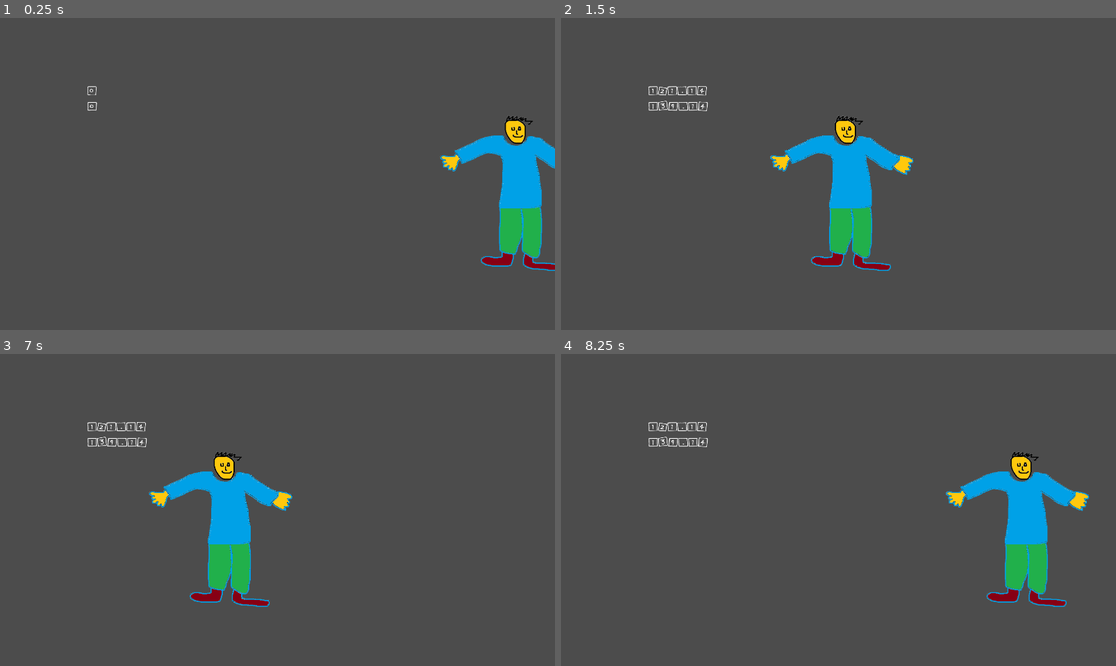
Above: before the commit, frames 1-4 (two rows, left to right).
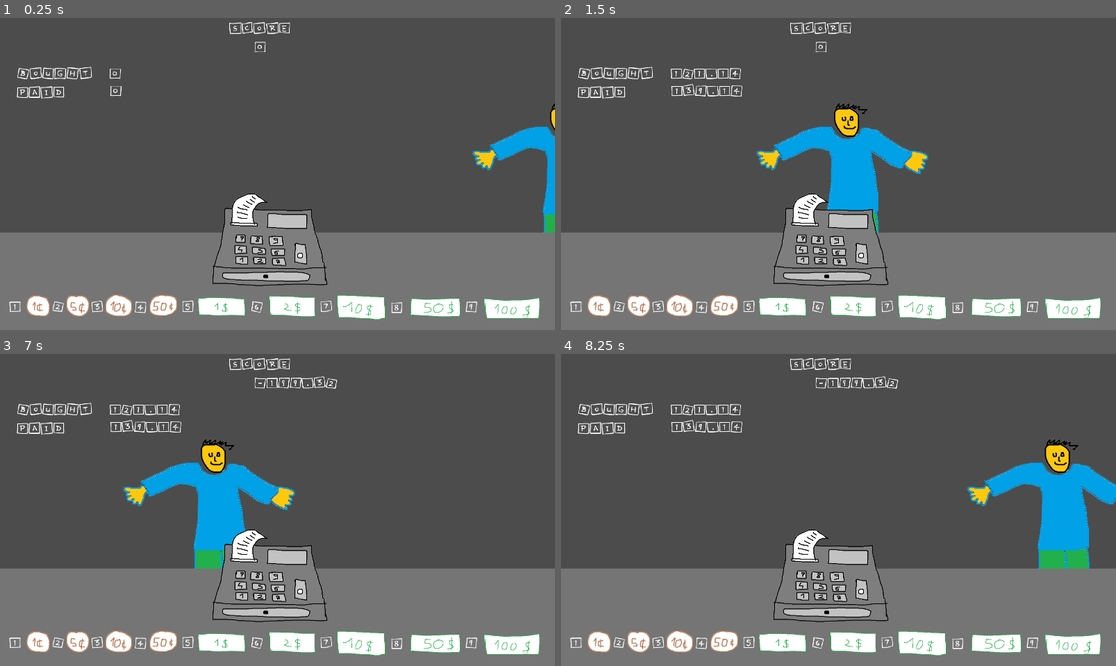
Above: after the commit, the same moments.

Repository: nathangranet/XxX_J4M_XxX
Game: Godot game, scene res://Node2D.tscn
Two runs of this game, one before a commit and one after it. Both use one fixed random seed, a clock stepped at 60 frames per second and the inputs below.
Inputs:
- Up to frame 1 (0.25 s): no input
- Up to frame 2 (1.5 s): tap Keypad 9 (100dol) at 0.6 s; tap Keypad 3 (10cent) at 0.8, 1.35 s
- Up to frame 3 (7 s): tap Keypad 7 (10dol) at 1.55, 2.1 s; tap Enter at 2, 3.5, 5 s; tap Keypad 1 (1cent) at 2.3, 2.85 s; tap Space at 2.75, 4.25, 5.75 s; tap Keypad 5 (1dol) at 3.05, 3.6 s; tap Keypad 6 (2dol) at 3.8, 4.35 s; tap Keypad 4 (50cent) at 4.55, 5.1 s; tap Keypad 8 (50dol) at 5.3, 5.85 s; tap Keypad 2 (5cent) at 6.05, 6.6 s; tap Keypad 0 (pay) at 6.8 s
- Up to frame 4 (8.25 s): tap Keypad 0 (pay) at 7.35 s; tap Keypad 9 (100dol) at 7.55, 8.1 s

The runs differ from the first frame. In frame 1, 37% of the frame differs, in the area x 0-100%, y 1-100%; in frame 2, 36%; in frame 3, 37%; in frame 4, 39%.

Commit message:
a'

Diff:
--- a/jeu.gd
+++ b/jeu.gd
@@ -3,14 +3,34 @@
 var new = true
 var buy = 0
 var don = 0
+var rendu = 0
+var score = 0
 
 func _ready():
 	randomize()
 
 func _process(delta):
+	if Input.is_action_just_pressed("1cent"):
+		rendu += 0.01
+	if Input.is_action_just_pressed("5cent"):
+		rendu += 0.05
+	if Input.is_action_just_pressed("10cent"):
+		rendu += 0.10
+	if Input.is_action_just_pressed("50cent"):
+		rendu += 0.50
+	if Input.is_action_just_pressed("1dol"):
+		rendu += 1
+	if Input.is_action_just_pressed("2dol"):
+		rendu += 2
+	if Input.is_action_just_pressed("10dol"):
+		rendu += 10
+	if Input.is_action_just_pressed("50dol"):
+		rendu += 50
+	if Input.is_action_just_pressed("100dol"):
+		rendu += 100
 	if $bonome.position.x == 1000 and new == true:
 		new = false
-		var buy = rand_range(1, 200)
+		buy = rand_range(1, 200)
 		buy = int(buy * 100) / 100.00
 		$acheter.text = String(buy)
 		don = rand_range(buy, buy + 30)
@@ -20,4 +40,13 @@
 		new = true
 		$AnimationPlayer.play("débarque_dans_le_game")
 	if Input.is_action_just_pressed("pay") and $bonome.position.x == 1000:
+		if rendu >= (don - buy):
+			score += 10 - (rendu - (don-buy))
+		else:
+			score -= 10
+		print (rendu)
+		print (don - buy)
+		print (buy)
+		rendu = 0
+		$score2.text = String(score)
 		$AnimationPlayer.play("se_casse")
--- a/jeu.tscn
+++ b/jeu.tscn
@@ -1,8 +1,18 @@
-[gd_scene load_steps=8 format=2]
+[gd_scene load_steps=19 format=2]
 
 [ext_resource path="res://jeu.gd" type="Script" id=1]
 [ext_resource path="res://persogodot.png" type="Texture" id=2]
 [ext_resource path="res://font/Cute Notes.ttf" type="DynamicFontData" id=3]
+[ext_resource path="res://ressource/caisse.png" type="Texture" id=4]
+[ext_resource path="res://ressource/dollar/coins2dol.png" type="Texture" id=5]
+[ext_resource path="res://ressource/dollar/coins1dol.png" type="Texture" id=6]
+[ext_resource path="res://ressource/coins/coinss50cent.png" type="Texture" id=7]
+[ext_resource path="res://ressource/coins/coinss10cent.png" type="Texture" id=8]
+[ext_resource path="res://ressource/dollar/coins50dol.png" type="Texture" id=9]
+[ext_resource path="res://ressource/coins/coinss5cent.png" type="Texture" id=10]
+[ext_resource path="res://ressource/coins/coinss1cent.png" type="Texture" id=11]
+[ext_resource path="res://ressource/dollar/coins10dol.png" type="Texture" id=12]
+[ext_resource path="res://ressource/dollar/coins100dol.png" type="Texture" id=13]
 
 [sub_resource type="Animation" id=1]
 resource_name = "débarque_dans_le_game"
@@ -42,6 +52,10 @@
 size = 50
 font_data = ExtResource( 3 )
 
+[sub_resource type="DynamicFont" id=5]
+size = 50
+font_data = ExtResource( 3 )
+
 [node name="jeu" type="Node2D"]
 script = ExtResource( 1 )
 
@@ -54,29 +68,227 @@
 scale = Vector2( 1.5, 1.5 )
 texture = ExtResource( 2 )
 
-[node name="Camera2D" type="Camera2D" parent="."]
-position = Vector2( 959.166, 536.537 )
-current = true
-zoom = Vector2( 1.2, 1.2 )
-
 [node name="acheter" type="Label" parent="."]
-margin_left = 169.08
-margin_top = 165.522
-margin_right = 345.08
-margin_bottom = 262.522
+margin_left = 378.778
+margin_top = 168.005
+margin_right = 418.778
+margin_bottom = 217.005
 custom_fonts/font = SubResource( 3 )
 text = "0"
 __meta__ = {
 "_edit_use_anchors_": false
 }
 
+[node name="score" type="Label" parent="."]
+margin_left = 791.99
+margin_top = 10.347
+margin_right = 1003.99
+margin_bottom = 59.347
+custom_fonts/font = SubResource( 3 )
+text = "Score"
+__meta__ = {
+"_edit_use_anchors_": false
+}
+
+[node name="score2" type="Label" parent="."]
+margin_left = 879.526
+margin_top = 76.0
+margin_right = 919.526
+margin_bottom = 125.0
+custom_fonts/font = SubResource( 3 )
+text = "0"
+align = 1
+valign = 1
+__meta__ = {
+"_edit_use_anchors_": false
+}
+
+[node name="acheter2" type="Label" parent="."]
+margin_left = 58.7194
+margin_top = 166.339
+margin_right = 317.719
+margin_bottom = 215.339
+custom_fonts/font = SubResource( 3 )
+text = "bought"
+__meta__ = {
+"_edit_use_anchors_": false
+}
+
 [node name="don" type="Label" parent="."]
-margin_left = 169.734
-margin_top = 230.971
-margin_right = 258.734
-margin_bottom = 261.971
+margin_left = 381.0
+margin_top = 228.0
+margin_right = 421.0
+margin_bottom = 277.0
 custom_fonts/font = SubResource( 4 )
 text = "0"
 __meta__ = {
 "_edit_use_anchors_": false
 }
+
+[node name="don2" type="Label" parent="."]
+margin_left = 57.9688
+margin_top = 232.005
+margin_right = 97.9688
+margin_bottom = 281.005
+custom_fonts/font = SubResource( 4 )
+text = "Paid"
+__meta__ = {
+"_edit_use_anchors_": false
+}
+
+[node name="ColorRect" type="ColorRect" parent="."]
+margin_left = -2.0
+margin_top = 742.0
+margin_right = 1920.0
+margin_bottom = 1093.0
+color = Color( 0.462745, 0.462745, 0.462745, 1 )
+__meta__ = {
+"_edit_use_anchors_": false
+}
+
+[node name="Sprite" type="Sprite" parent="."]
+position = Vector2( 1033.98, 757.746 )
+scale = Vector2( 0.913189, 0.926509 )
+texture = ExtResource( 4 )
+
+[node name="ranger" type="Node2D" parent="."]
+
+[node name="Sprite" type="Sprite" parent="ranger"]
+position = Vector2( 134.547, 997.169 )
+texture = ExtResource( 11 )
+
+[node name="Sprite2" type="Sprite" parent="ranger"]
+position = Vector2( 268.253, 990.979 )
+texture = ExtResource( 10 )
+
+[node name="Sprite3" type="Sprite" parent="ranger"]
+position = Vector2( 413.608, 994.757 )
+texture = ExtResource( 8 )
+
+[node name="Sprite4" type="Sprite" parent="ranger"]
+position = Vector2( 561.608, 992.861 )
+texture = ExtResource( 7 )
+
+[node name="Sprite5" type="Sprite" parent="ranger"]
+position = Vector2( 772.275, 1000.48 )
+scale = Vector2( 0.6, 0.6 )
+texture = ExtResource( 6 )
+
+[node name="Sprite6" type="Sprite" parent="ranger"]
+position = Vector2( 1014.27, 996.766 )
+scale = Vector2( 0.6, 0.6 )
+texture = ExtResource( 5 )
+
+[node name="Sprite7" type="Sprite" parent="ranger"]
+position = Vector2( 1253.92, 999.963 )
+scale = Vector2( 0.6, 0.6 )
+texture = ExtResource( 12 )
+
+[node name="Sprite8" type="Sprite" parent="ranger"]
+position = Vector2( 1514.9, 998.662 )
+scale = Vector2( 0.6, 0.6 )
+texture = ExtResource( 9 )
+
+[node name="Sprite9" type="Sprite" parent="ranger"]
+position = Vector2( 1776.9, 1005.65 )
+scale = Vector2( 0.6, 0.6 )
+texture = ExtResource( 13 )
+
+[node name="Label" type="Label" parent="ranger"]
+margin_left = 32.0
+margin_top = 975.0
+margin_right = 72.0
+margin_bottom = 1024.0
+custom_fonts/font = SubResource( 5 )
+text = "1"
+__meta__ = {
+"_edit_use_anchors_": false
+}
+
+[node name="Label2" type="Label" parent="ranger"]
+margin_left = 181.0
+margin_top = 973.0
+margin_right = 221.0
+margin_bottom = 1022.0
+custom_fonts/font = SubResource( 5 )
+text = "2"
+__meta__ = {
+"_edit_use_anchors_": false
+}
+
+[node name="Label3" type="Label" parent="ranger"]
+margin_left = 315.552
+margin_top = 977.238
+margin_right = 357.552
+margin_bottom = 1026.24
+custom_fonts/font = SubResource( 5 )
+text = "3"
+__meta__ = {
+"_edit_use_anchors_": false
+}
+
+[node name="Label4" type="Label" parent="ranger"]
+margin_left = 465.0
+margin_top = 977.0
+margin_right = 507.0
+margin_bottom = 1026.0
+custom_fonts/font = SubResource( 5 )
+text = "4"
+__meta__ = {
+"_edit_use_anchors_": false
+}
+
+[node name="Label5" type="Label" parent="ranger"]
+margin_left = 630.276
+margin_top = 973.822
+margin_right = 672.276
+margin_bottom = 1022.82
+custom_fonts/font = SubResource( 5 )
+text = "5"
+__meta__ = {
+"_edit_use_anchors_": false
+}
+
+[node name="Label6" type="Label" parent="ranger"]
+margin_left = 868.655
+margin_top = 975.941
+margin_right = 910.655
+margin_bottom = 1024.94
+custom_fonts/font = SubResource( 5 )
+text = "6"
+__meta__ = {
+"_edit_use_anchors_": false
+}
+
+[node name="Label7" type="Label" parent="ranger"]
+margin_left = 1108.0
+margin_top = 975.0
+margin_right = 1150.0
+margin_bottom = 1024.0
+custom_fonts/font = SubResource( 5 )
+text = "7"
+__meta__ = {
+"_edit_use_anchors_": false
+}
+
+[node name="Label8" type="Label" parent="ranger"]
+margin_left = 1352.74
+margin_top = 979.238
+margin_right = 1394.74
+margin_bottom = 1028.24
+custom_fonts/font = SubResource( 5 )
+text = "8"
+__meta__ = {
+"_edit_use_anchors_": false
+}
+
+[node name="Label9" type="Label" parent="ranger"]
+margin_left = 1610.19
+margin_top = 976.059
+margin_right = 1652.19
+margin_bottom = 1025.06
+custom_fonts/font = SubResource( 5 )
+text = "9"
+__meta__ = {
+"_edit_use_anchors_": false
+}
--- a/project.godot
+++ b/project.godot
@@ -23,6 +23,7 @@
 
 window/size/width=1920
 window/size/height=1080
+window/size/fullscreen=true
 
 [input]
 
Not shown: 9 places in menu.tscn that only renumber resources
Binary file added: ressource/caisse.png
Not shown, added: ressource/caisse.png.import
